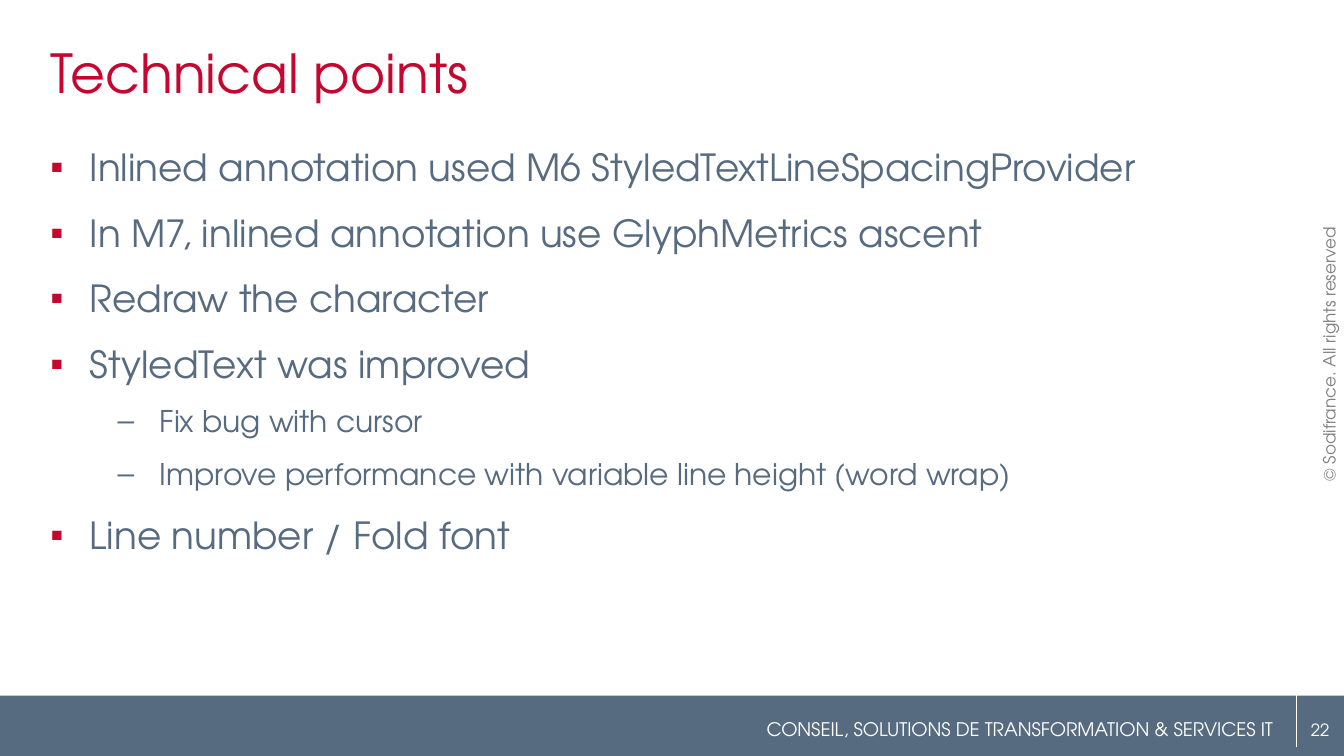
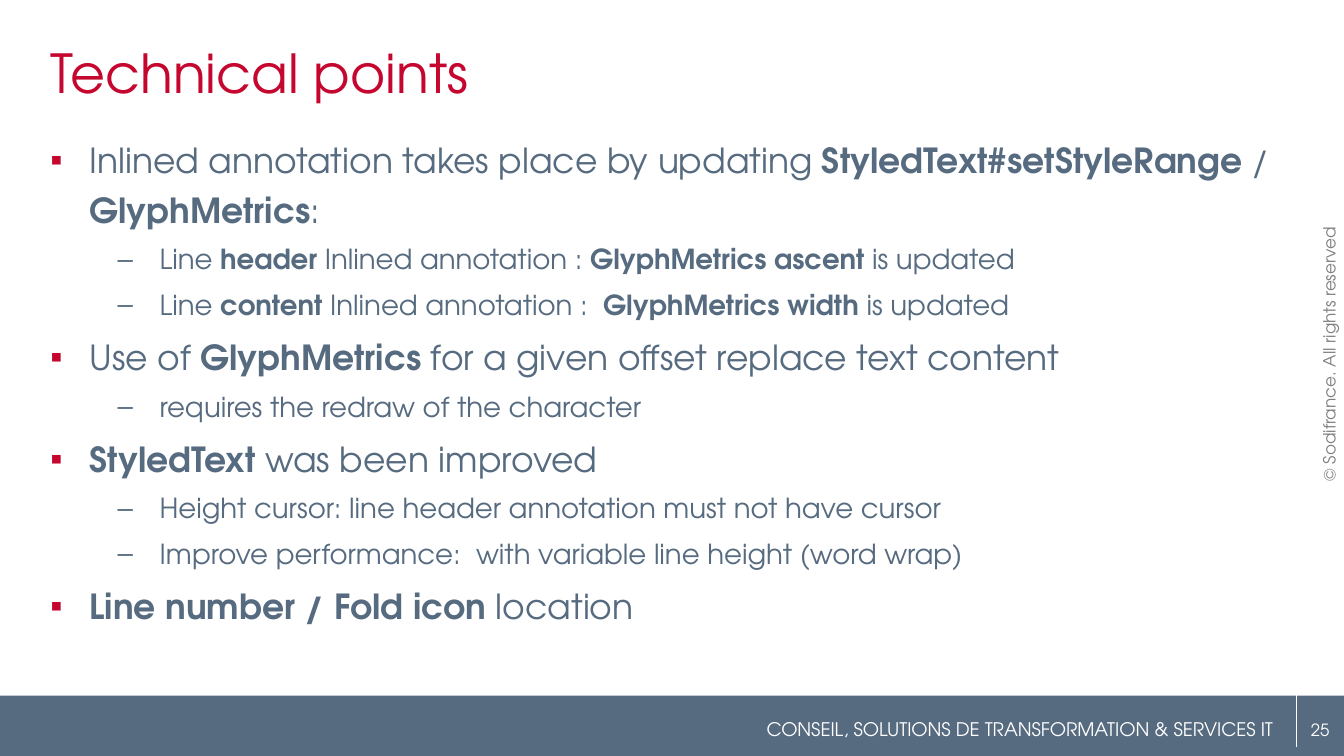
Before and after one commit to angelozerr/EclipseConFrance2018, a slide deck: slide 25 of EclipseConFrance2018_CodeMining.pptx (slide 22 before the commit). Drawn at 1344x756 pixels with LibreOffice and Linux fonts; fonts in the diff are those of the drawing; background and template pictures are left out. Boxes give left, top, right and bottom in pixels: in the first picture for what was removed or moved away, otherwise in the second. Text is boxed around its words. In the diff, an @@ line names an element or a change of style, - is before the commit and + after.

```diff
--- a/EclipseConFrance2018_CodeMining.pptx
+++ b/EclipseConFrance2018_CodeMining.pptx
@@ text at <box>90,147,1243,620</box>: text changed; size 20 to 14.8 pt @@
-▪ Inlined annotation used M6 StyledTextLineSpacingProvider
-▪ In M7, inlined annotation use GlyphMetrics ascent
-▪ Redraw the character
-▪ StyledText was improved
-  – Fix bug with cursor
-  – Improve performance with variable line height (word wrap)
-▪ Line number / Fold font
+▪ Inlined annotation takes place by updating StyledText#setStyleRange / GlyphMetrics:
+  – Line header Inlined annotation : GlyphMetrics ascent is updated
+  – Line content Inlined annotation : GlyphMetrics width is updated
+▪ Use of GlyphMetrics for a given offset replace text content
+  – requires the redraw of the character
+▪ StyledText was been improved
+  – Height cursor: line header annotation must not have cursor
+  – Improve performance: with variable line height (word wrap)
+▪ Line number / Fold icon location
@@ page number at <box>1311,723,1330,736</box>: text changed @@
-22
+25
```
Also in this commit, not shown: 13 other slides changed, 6 slides added, 2 slides removed, 5 other files.
